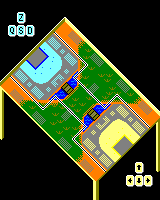
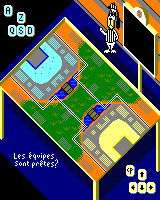
Layers edited between the first and the second (160, 200) image:
added layer "Ready?" above "Bricks in robot" over (x1=14, y1=152, x2=58, y2=168)
painted on "Terrain" over (x1=0, y1=0, x2=160, y2=200)
